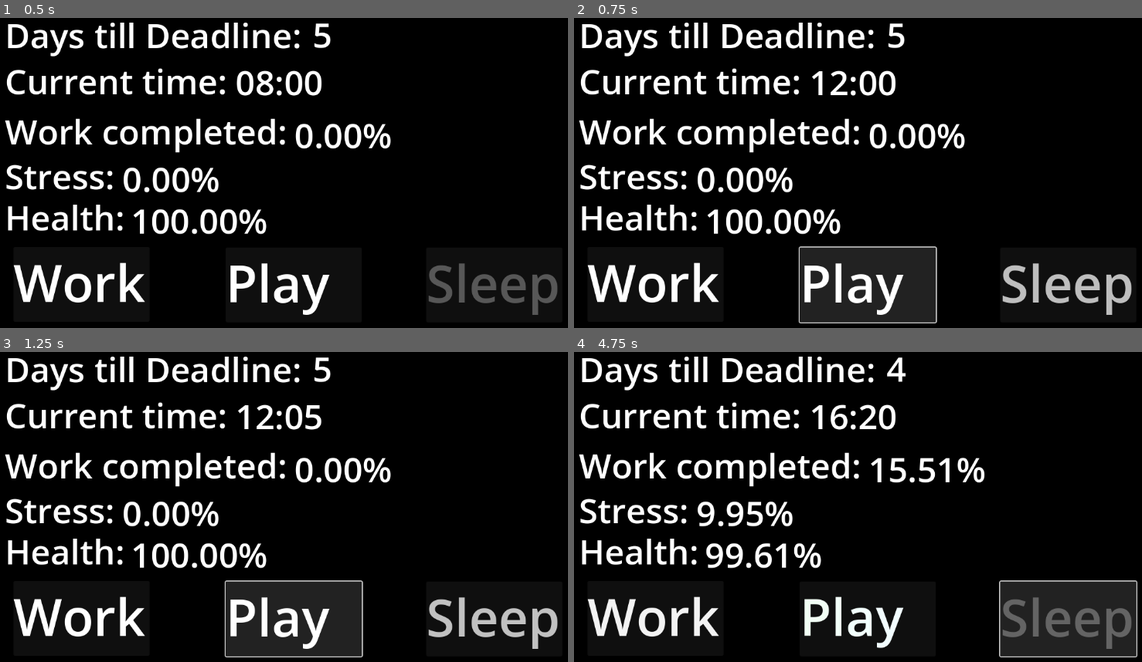
Above: before the commit, frames 1-4 (two rows, left to right).
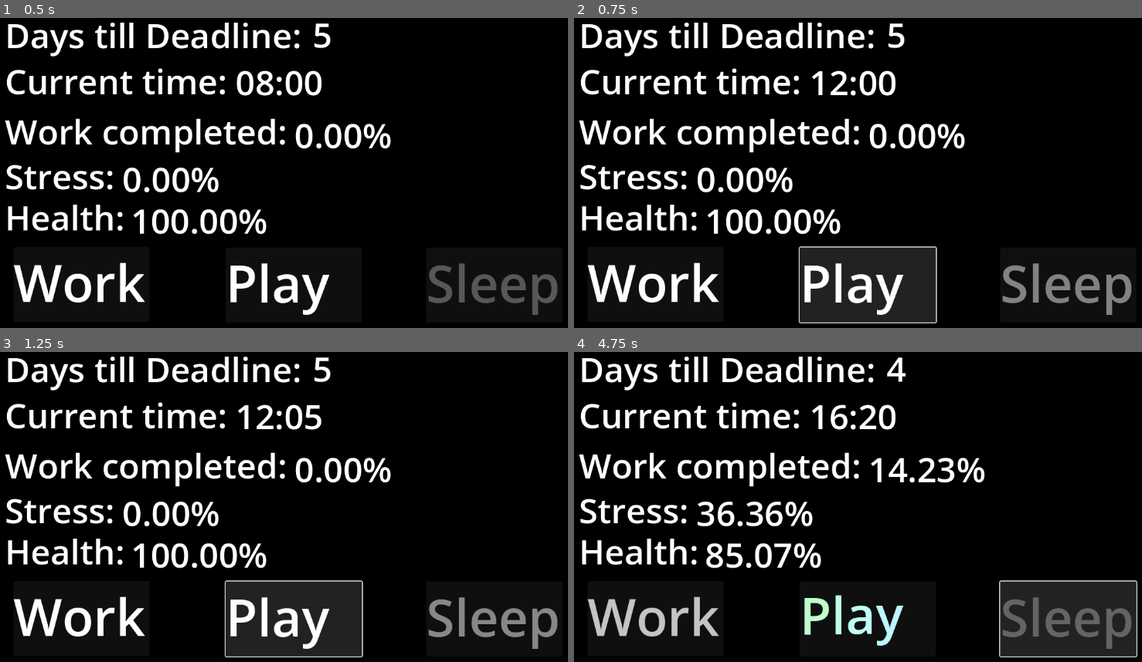
Above: after the commit, the same moments.

Repository: rschlegeTH/EPWS2526PritzkauSchlegel
Game: Godot game, scene res://main_scene.tscn
Two runs of this game, one before a commit and one after it. Both use one fixed random seed, a clock stepped at 60 frames per second and the inputs below.
Inputs:
- Up to frame 1 (0.5 s): no input
- Up to frame 2 (0.75 s): click "[playEffect]Play[/playEffect]" at 0.5 s
- Up to frame 3 (1.25 s): no input
- Up to frame 4 (4.75 s): click "[playEffect]Play[/playEffect]" at 1.25 s; click "[workEffect]Work[/workEffect]" at 2 s; click "[sleepEffect]Sleep[/sleepEffe…" at 2.75 s; click "[workEffect]Work[/workEffect]" at 3.5 s; click "[sleepEffect]Sleep[/sleepEffe…" at 4.25 s

Frame 1 is identical in both runs. In frame 2, 1.1% of the frame differs, in the area x 75-99%, y 79-96%; in frame 3, 1.1%; in frame 4, 3.8%, in the area x 2-68%, y 34-96%.

Commit message:
increase_Time von grund auf überarbeitet

Diff:
--- a/Development/new-game-project/main_scene.tscn
+++ b/Development/new-game-project/main_scene.tscn
@@ -14,11 +14,11 @@
 [ext_resource type="Script" uid="uid://bx3oit2pd0xot" path="res://scritps/sleep_rich_text_label.gd" id="7_671wp"]
 
 [sub_resource type="Curve" id="Curve_7ycvg"]
-_data = [Vector2(0.33461538, 0.5), 0.0, 0.75144506, 0, 1, Vector2(1, 1), 0.75144506, 0.0, 1, 0]
+_data = [Vector2(0.33461538, 0.5), 0.0, 0.6377584, 0, 0, Vector2(1, 1), 1.162578, 0.0, 1, 0]
 point_count = 2
 
 [sub_resource type="Curve" id="Curve_wr18j"]
-_data = [Vector2(0, 0.5), 0.0, 0.5, 0, 1, Vector2(1, 1), 0.5, 0.0, 1, 0]
+_data = [Vector2(0, 0.5), 0.0, 0.5525698, 0, 0, Vector2(1, 1), 0.5268649, 0.0, 0, 0]
 point_count = 2
 
 [sub_resource type="Curve" id="Curve_qwutr"]
@@ -45,8 +45,8 @@
 s_modDead = SubResource("Curve_qwutr")
 s_modGesundheit = SubResource("Curve_671wp")
 productivityScale = SubResource("Curve_mo76n")
+totalGameTicks = 96
 time_Hour = 8
-ticksSinceSleep = 25
 
 [node name="Camera2D" type="Camera2D" parent="."]
 
--- a/Development/new-game-project/scritps/variable_manager.gd
+++ b/Development/new-game-project/scritps/variable_manager.gd
@@ -16,8 +16,9 @@
 # Zeit für die Uhrzeit
 const  MINUTETICK: int = 5
 @export_group("Zeit", "time")
-@export_range(0,60-MINUTETICK, MINUTETICK) var time_Minutes:int = 0 ## Der Minutenteil der Uhrzeit.
-@export_range(0,23) var time_Hour:int = 0 ## Der Stundenanteil der Uhrzeit.
+@export var totalGameTicks: int = 0 ## Die Anzahl der gesammt verstrichenden Game Ticks
+@export var time_Hour:int = 0 ## Der Stundenanteil der Uhrzeit.
+@export var time_Minutes:int = 0 ## Der Minutenteil der Uhrzeit.
 # Deadline-Segment der Zeit
 var dead: int = 1 ## Verbleibende Zeit zur deadline, zählt aufwärts, wichtig für calcStress, da höherer Wert = höherer Stresszuwachs
 const DEADLINE: int = 6 ## Wert, welchen dead erreichen muss, um die deadline auszulösen
@@ -97,7 +98,7 @@
 func work(time_spent:int = 4, standardIncrease: float = 2) -> void: # standardIncrease beschreibt wie viel prozent Arbeit der Spieler pro Stunde schafft
 	@warning_ignore("narrowing_conversion") addCompletion(time_spent * standardIncrease)
 	addStress(time_spent)
-	increase_Time(time_spent)
+	increase_Time(floor(time_spent * 60 / MINUTETICK))
 
 ## Schlafen, erhöht Gesundheitswert abhängig von der verbrauchten Zeit und verringert die Zeit um time_spent. standardIncrease beschreibt den Gesundheitsgewinn pro Stunde.
 func sleep(time_spent:int = 8, standardIncrease: float = 3.75 ) -> void:
@@ -105,7 +106,7 @@
 		print("not tired yet")
 		return
 	addGesundheit(time_spent * standardIncrease)
-	increase_Time(time_spent)
+	increase_Time(floor(time_spent * 60 / MINUTETICK))
 	if(time_spent < 6):
 		@warning_ignore("integer_division") ticksSinceSleep = (ticksSinceSleep/time_spent)
 	else:
@@ -115,42 +116,58 @@
 ## Wird bei drücken des "Play"-Buttons ausgeführt.
 func playGame(time_spent: int=4, standardIncrease: float = 1.5 ) -> void:
 	addStress(-(time_spent * standardIncrease))
-	increase_Time(time_spent)
+	increase_Time(floor(time_spent * 60 / MINUTETICK))
 
 ## Uhrzeit erhöhen um einen bestimmten Stundend-Wert, sollte keine Wert übergeben werden oder der Wert 0 sein, wird die Zeit um 5 min erhöht.
 func increase_Time(time_Inc:int = 0) -> void:
-	if(time_Inc == 0): ## Normaler Fortschritt der Zeit
-		if(time_Minutes < 60-MINUTETICK):
-			time_Minutes = time_Minutes + MINUTETICK
-		elif(time_Hour < 23):
-			time_Minutes = 0
-			time_Hour = time_Hour + 1
-		else:
-			time_Minutes = 0
-			time_Hour = 0
-			dead = dead + 1
-	elif((time_Hour + time_Inc) < 23): ## Aktivität findet in einem Tag statt
-		time_Hour = time_Hour + time_Inc
-		for n in time_Inc: ## Ein Game tick pro Stunde der Aktivität ausführen
+	totalGameTicks = totalGameTicks + time_Inc
+	var totalMinutes: int = totalGameTicks * MINUTETICK
+	var totalHours: int = floor(totalMinutes / 60)
+	var totalDays: int = floor(totalHours / 24)
+	time_Minutes = totalMinutes % 60
+	time_Hour = totalHours % 24
+	dead = clamp(1 + totalDays, 0, 6)
+	for n in time_Inc: ## Ein Game tick pro Stunde der Aktivität ausführen
 			calcGes()
 			calcStress()
 			calcProductitvity()
-			@warning_ignore("integer_division") ticksSinceSleep = ticksSinceSleep + 60/MINUTETICK # 60 min durch den Tickwert
-	elif(dead != DEADLINE): ## Aktivität geht in den nächsten Tag
-		time_Hour = time_Hour + time_Inc - 24
-		dead = dead + 1
-		for n in time_Inc: ## Ein Game tick pro Stunde der Aktivität ausführen
-			calcGes()
-			calcStress()
-			calcProductitvity()
-			@warning_ignore("integer_division") ticksSinceSleep = ticksSinceSleep + 60/MINUTETICK # 60 min durch den Tickwert
+			ticksSinceSleep = ticksSinceSleep + 1
 	if(dead == DEADLINE): #Deadline könnte um 23:55 getriggert werden, statt um 00:00
 		print("Deadline")
+
+	#if(time_Inc == 0): ## Normaler Fortschritt der Zeit
+		#if(time_Minutes < 60-MINUTETICK):
+			#time_Minutes = time_Minutes + MINUTETICK
+		#elif(time_Hour < 23):
+			#time_Minutes = 0
+			#time_Hour = time_Hour + 1
+		#else:
+			#time_Minutes = 0
+			#time_Hour = 0
+			#dead = dead + 1
+	#elif((time_Hour + time_Inc) < 23): ## Aktivität findet in einem Tag statt
+		#time_Hour = time_Hour + time_Inc
+		#for n in time_Inc: ## Ein Game tick pro Stunde der Aktivität ausführen
+			#calcGes()
+			#calcStress()
+			#calcProductitvity()
+			#@warning_ignore("integer_division") ticksSinceSleep = ticksSinceSleep + 60/MINUTETICK # 60 min durch den Tickwert
+	#elif(dead != DEADLINE): ## Aktivität geht in den nächsten Tag
+		#time_Inc = time_Hour + time_Inc - 24
+		#time_Hour = time_Inc
+		#dead = dead + 1
+		#for n in time_Inc: ## Ein Game tick pro Stunde der Aktivität ausführen
+			#calcGes()
+			#calcStress()
+			#calcProductitvity()
+			#@warning_ignore("integer_division") ticksSinceSleep = ticksSinceSleep + 60/MINUTETICK # 60 min durch den Tickwert
+	#if(dead == DEADLINE): #Deadline könnte um 23:55 getriggert werden, statt um 00:00
+		#print("Deadline")
 
 ## Wird Jede Sekunde vom UpdateTimer-Signal ausgelöst und führt alle Kalkulationen durch
 func _on_timer_timeout() -> void:
 	calcGes()
 	calcStress()
 	calcProductitvity()
-	increase_Time()
+	increase_Time(1)
 	ticksSinceSleep = ticksSinceSleep + 1
